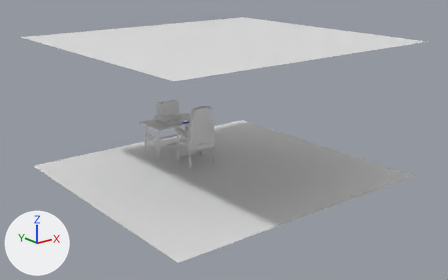
The Blender file Blender/tv-room.blend, before and after one commit.
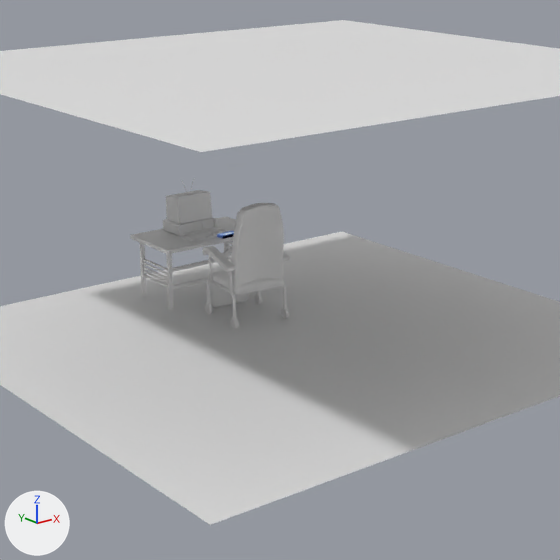
Each version appears first whole from a 50 mm lens placed at (-15.9, -19.57, 8.92), pointed at (0.75, 1.25, 0.6), and next in a close-up on the part from 17% to 78% of the width and 3% to 100% of the height. The axes (+X, +Y, +Z) are drawn at lower left. The lights are the same throughout.

Names of what the first close-up shows: 'desk', 'sol', 'tv_raycastable'.
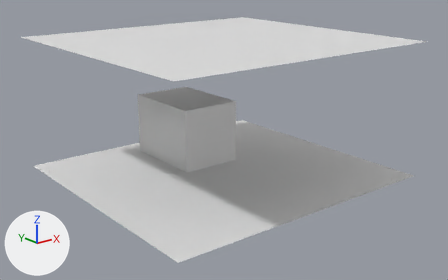
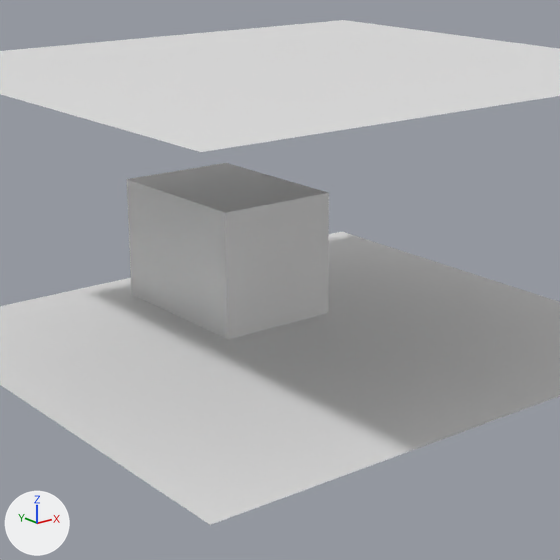
Where the change shows, as pixel boxes (x1, y1, x2, y2) in the close-ups (560 x 560 px):
'desk_raycastable', shown: after (127, 163, 329, 340)
'desk', unchanged, covered by the edit: before (130, 203, 290, 329); after (163, 249, 168, 254)
'tv_raycastable', unchanged, covered by the edit: before (166, 190, 212, 224)

The change in detail:
Object 'desk_raycastable' (ob_desk_raycastable) is now shown.
